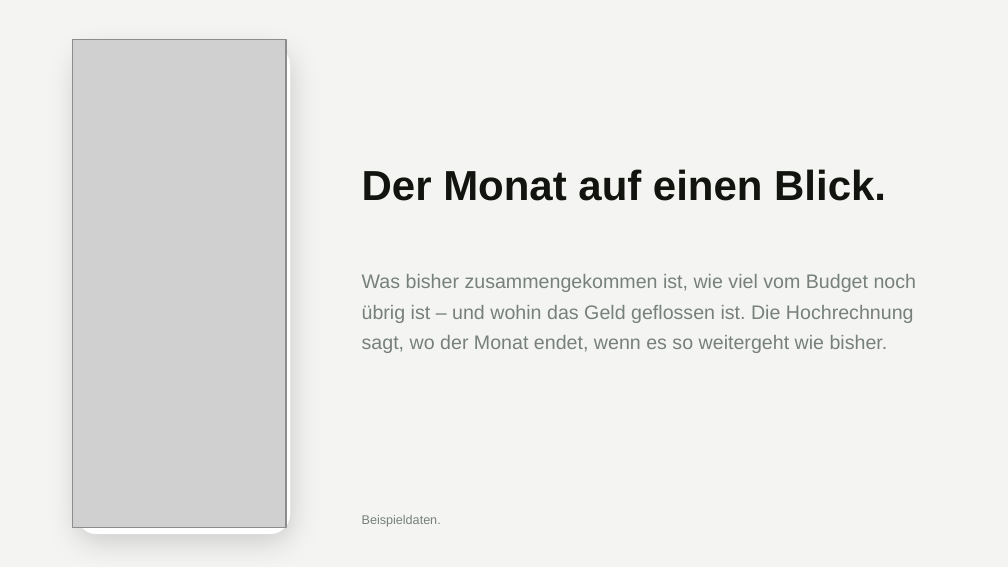
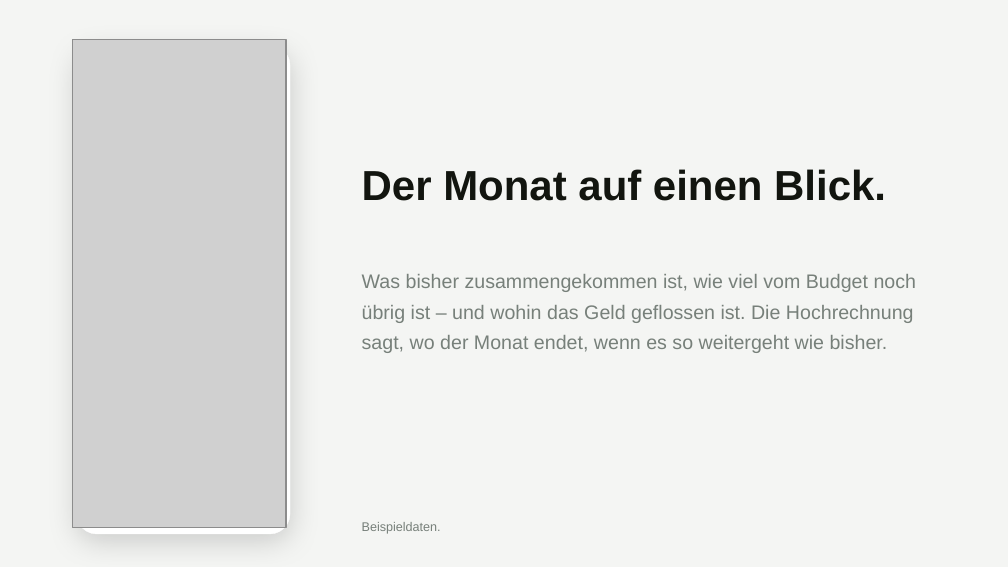
Before and after one commit to zyklustracker-a11y/Einkaufszettel, a slide deck: slide 4 of praesentation/Receipt-AI.pptx (slide 5 before the commit). Drawn at 1008x567 pixels with LibreOffice and Linux fonts; fonts in the diff are those of the drawing; grey boxes stand for pictures. Boxes give left, top, right and bottom in pixels: in the first picture for what was removed or moved away, otherwise in the second. Text is boxed around its words. In the diff, an @@ line names an element or a change of style, - is before the commit and + after.

```diff
--- a/praesentation/Receipt-AI.pptx
+++ b/praesentation/Receipt-AI.pptx
@@ text "Beispieldaten.": place and size @@
-text "Beispieldaten." at [362,515,441,527]
+text "Beispieldaten." at [362,522,441,534]
```
Also in this commit, not shown: 4 other slides changed, 2 slides added, 2 slides removed, 2 other files.
